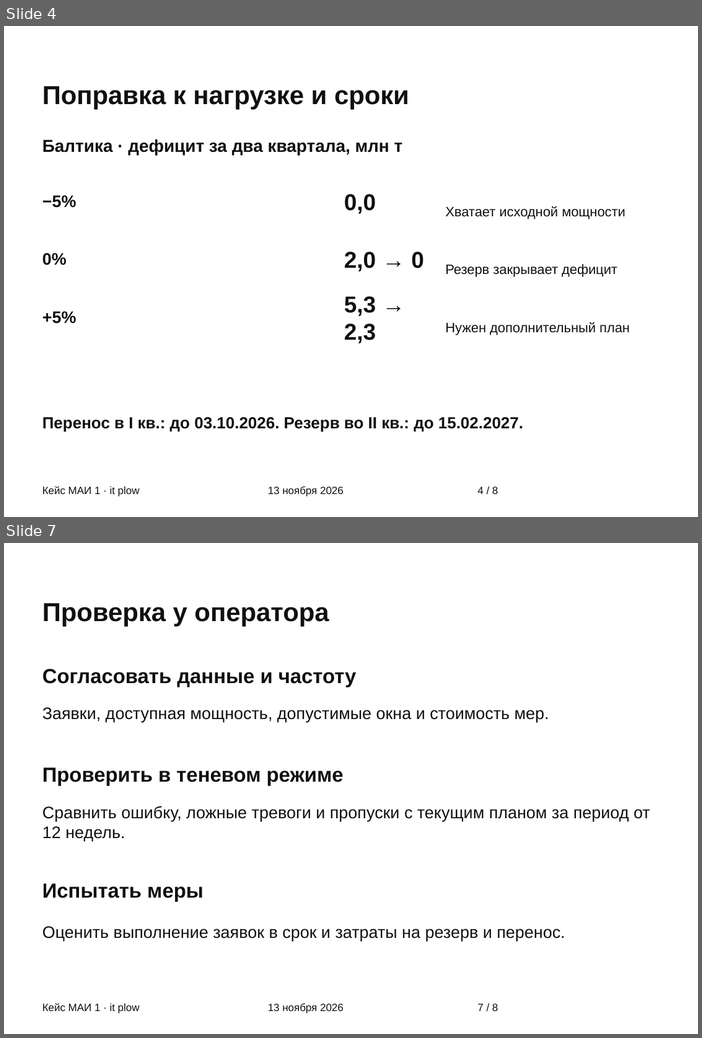
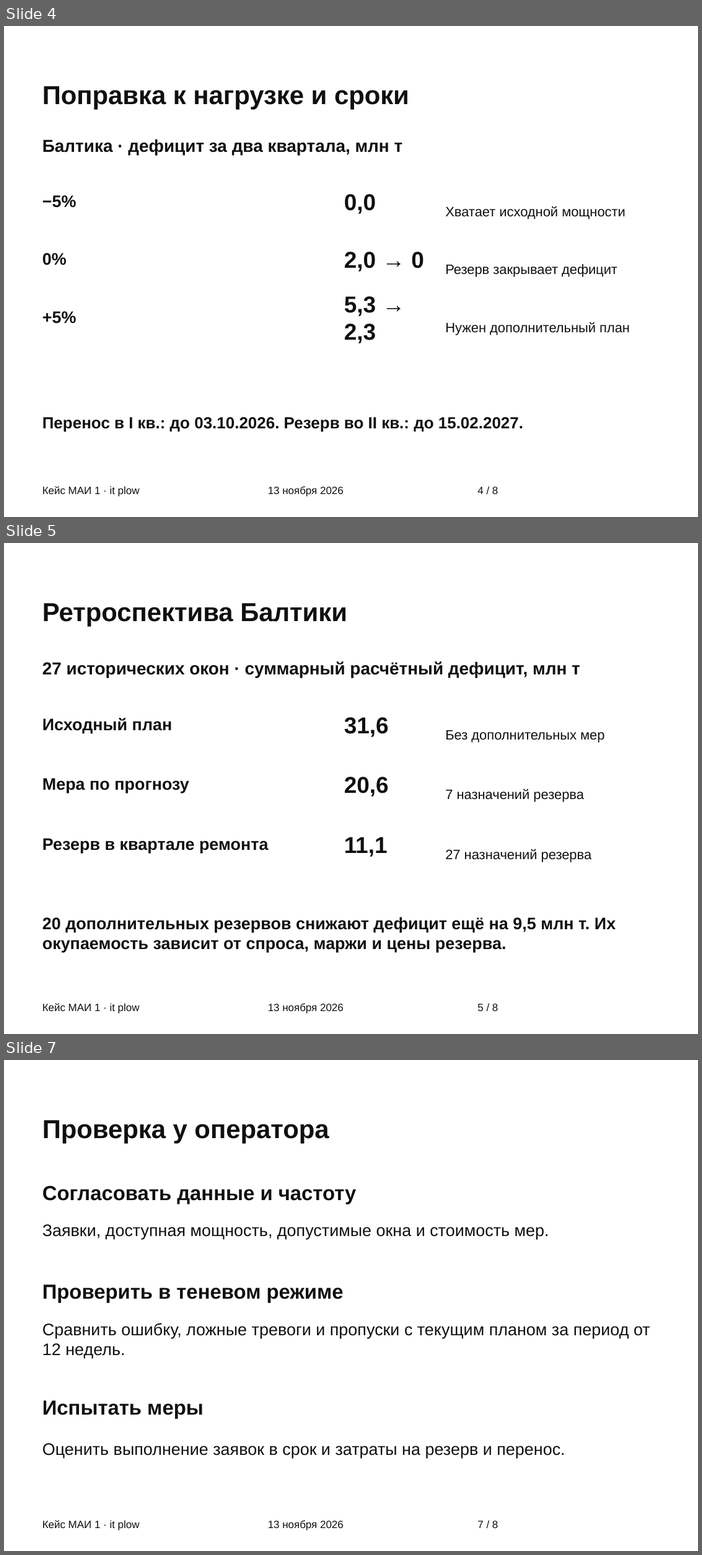
Before and after one commit to Maximoff35/mai-transport-forecast, a slide deck: 02 Защита/Защита.pptx. Shown one above the other, each under a label of ours: slides 4 and 7 before the commit, slides 4, 5 and 7 after it; the slides between them are not shown. The pictures are 702x1038 and 702x1555 pixels, drawn with LibreOffice and Linux fonts; fonts in the diff are those of the drawing. Boxes give left, top, right and bottom in pixels: in the first picture for what was removed or moved away, otherwise in the second. Text is boxed around its words. In the diff, an @@ line names an element or a change of style, - is before the commit and + after.

```diff
--- a/02 Защита/Защита.pptx
+++ b/02 Защита/Защита.pptx
@@ slide 5 added at [4,543,698,1034], background #FFFFFF @@
@@ text added at [42,603,347,626], 31.5 pt, text #101010, bold @@
+Ретроспектива Балтики
@@ text added at [42,661,581,678], 21 pt, text #101010, bold @@
+27 исторических окон · суммарный расчётный дефицит, млн т
@@ text added at [42,718,173,733], 20.2 pt, text #101010, bold @@
+Исходный план
@@ text added at [344,717,389,737], 27.8 pt, text #101010, bold @@
+31,6
@@ text added at [445,730,605,742], 16.5 pt, text #101010 @@
+Без дополнительных мер
@@ text added at [42,778,189,793], 20.2 pt, text #101010, bold @@
+Мера по прогнозу
@@ text added at [344,777,389,797], 27.8 pt, text #101010, bold @@
+20,6
@@ text added at [445,789,584,802], 16.5 pt, text #101010 @@
+7 назначений резерва
@@ text added at [42,838,269,853], 20.2 pt, text #101010, bold @@
+Резерв в квартале ремонта
@@ text added at [344,837,388,857], 27.8 pt, text #101010, bold @@
+11,1
@@ text added at [445,849,592,862], 16.5 pt, text #101010 @@
+27 назначений резерва
@@ text added at [42,917,616,952], 20.2 pt, text #101010, bold @@
+20 дополнительных резервов снижают дефицит ещё на 9,5 млн т. Их окупаемость зависит от спроса, маржи и цены резерва.
@@ text added at [42,1003,498,1014], 12.8 pt, text #101010 @@
+Кейс МАИ 1 · it plow 13 ноября 2026 5 / 8
```
Also in this commit, not shown: 1 slide changed, 1 slide removed, 7 other files.
